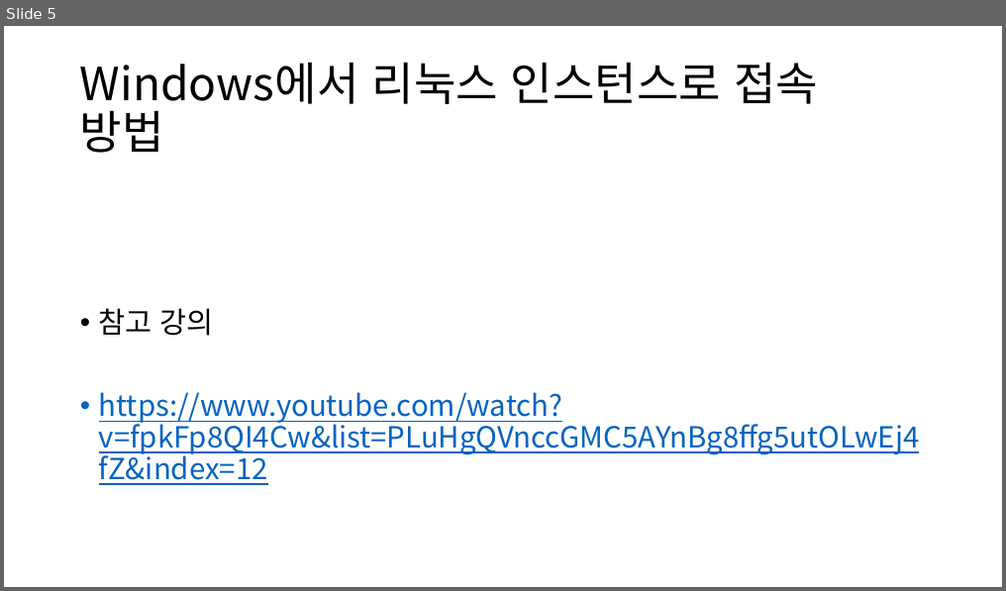
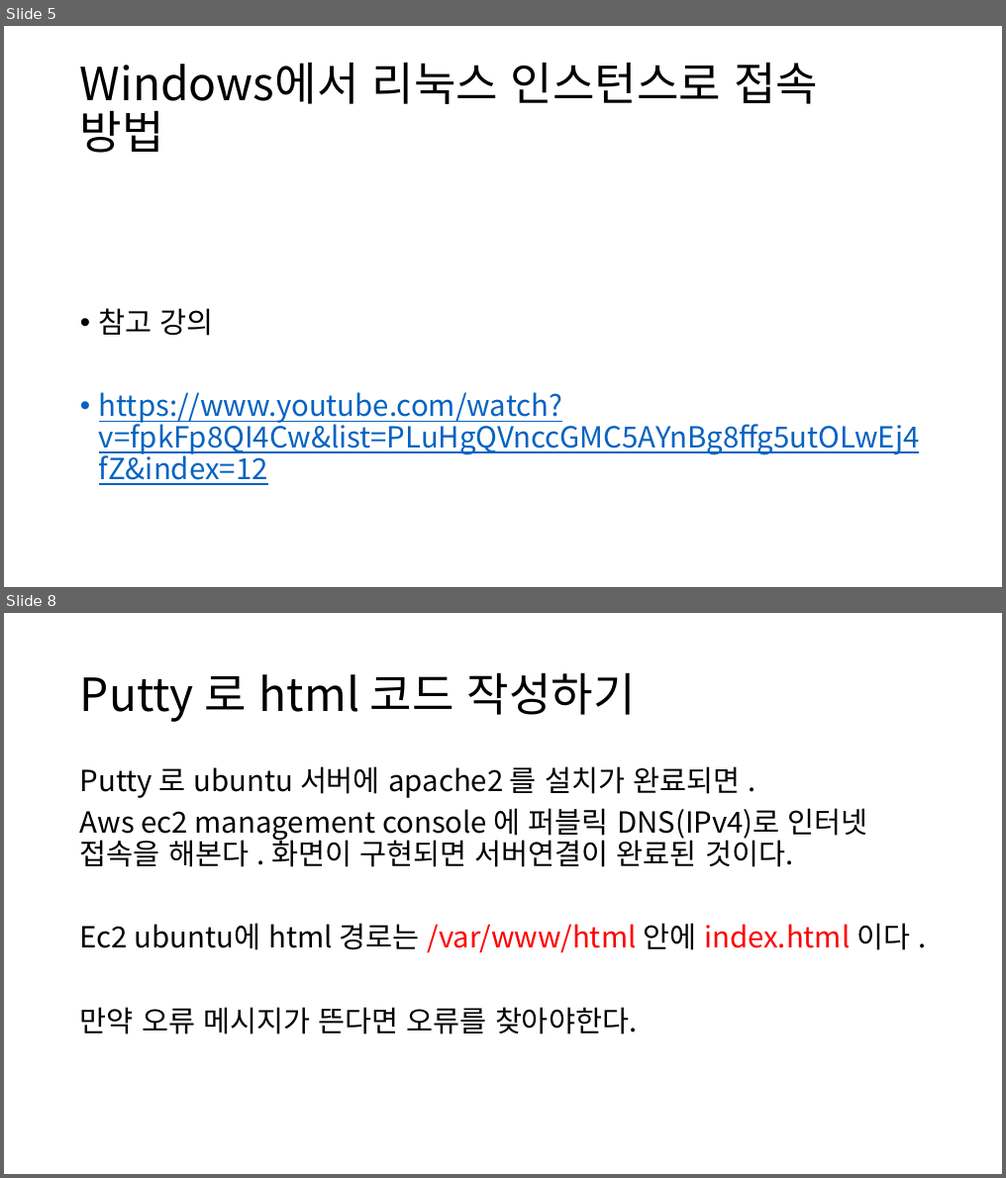
Before and after one commit to comettlee/My_study, a slide deck: AWS.pptx. Shown one above the other, each under a label of ours: slide 5 before the commit, slides 5 and 8 after it; the slides between them are not shown. The pictures are 1006x591 and 1006x1178 pixels, drawn with LibreOffice and Linux fonts; fonts in the diff are those of the drawing. Boxes give left, top, right and bottom in pixels: in the first picture for what was removed or moved away, otherwise in the second. Text is boxed around its words. In the diff, an @@ line names an element or a change of style, - is before the commit and + after.

Commit message:
git 사용법
 ec2 인스턴스 생성 및 putty 접속
html code

```diff
--- a/AWS.pptx
+++ b/AWS.pptx
@@ slide 8 added at box(4, 613, 1002, 1174), background #FFFFFF @@
@@ title added at box(80, 672, 636, 722), 44 pt, text #000000 @@
+Putty 로 html 코드 작성하기
@@ text added at box(80, 766, 910, 1035), 28 pt, text #000000 @@
+Putty 로 ubuntu 서버에 apache2 를 설치가 완료되면 .
+Aws ec2 management console 에 퍼블릭 DNS(IPv4)로 인터넷 접속을 해본다 . 화면이 구현되면 서버연결이 완료된 것이다.
+Ec2 ubuntu에 html 경로는 /var/www/html 안에 index.html 이다 .
+만약 오류 메시지가 뜬다면 오류를 찾아야한다.
```
Also in this commit, not shown: 3 slides changed, 2 other slides added, 1 slide removed, 2 other files.
